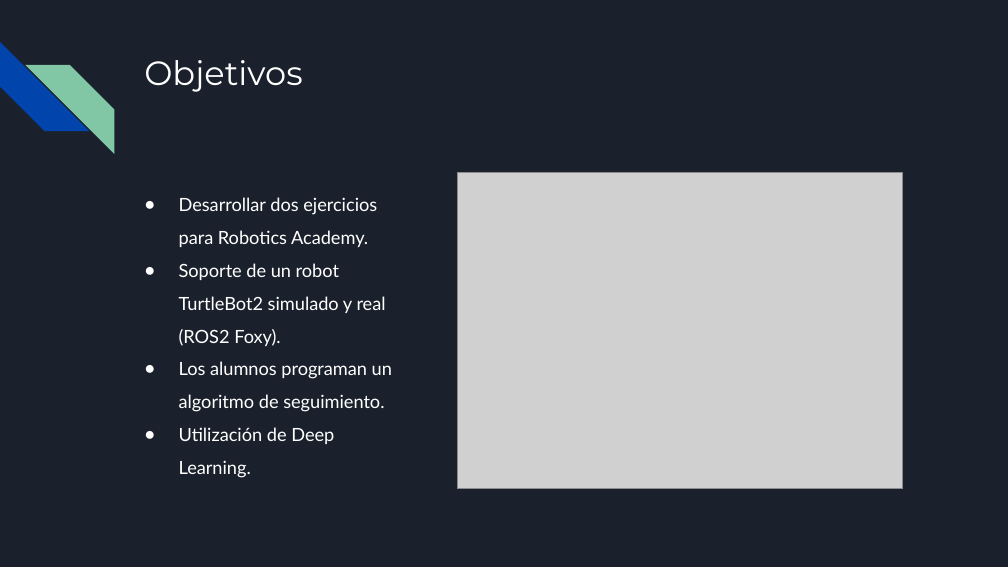
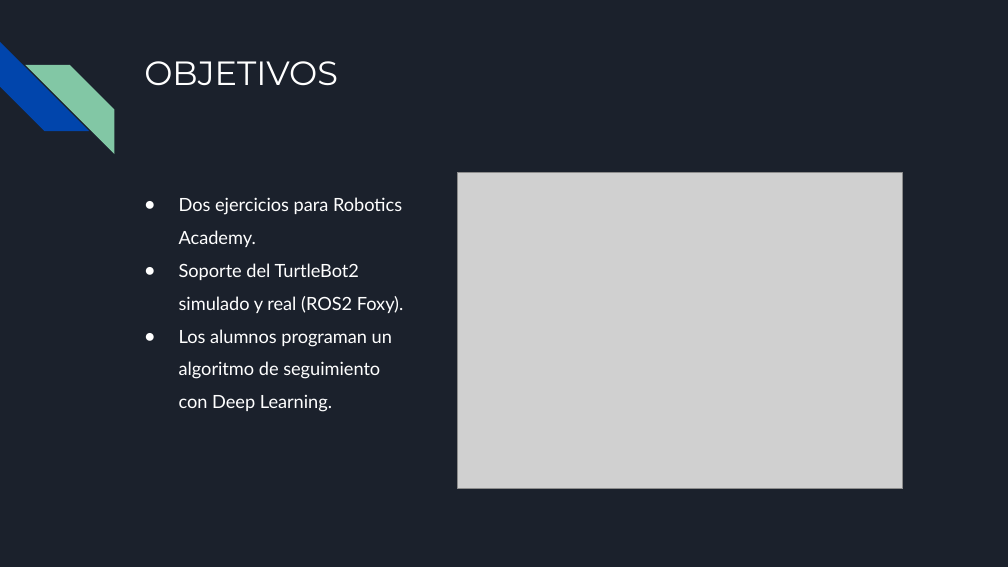
Before and after one commit to RoboticsLabURJC/2021-tfg-carlos-caminero, a slide deck: slide 6 of presentacion/presentacion.pptx (slide 5 before the commit). Drawn at 1008x567 pixels with LibreOffice and Linux fonts; fonts in the diff are those of the drawing; grey boxes stand for pictures. Boxes give left, top, right and bottom in pixels: in the first picture for what was removed or moved away, otherwise in the second. Text is boxed around its words. In the diff, an @@ line names an element or a change of style, - is before the commit and + after.

Commit message:
update presentation

```diff
--- a/presentacion/presentacion.pptx
+++ b/presentacion/presentacion.pptx
@@ title at [144, 61, 338, 86]: text changed @@
-Objetivos
+OBJETIVOS
@@ text at [179, 197, 404, 412]: text changed @@
-● Desarrollar dos ejercicios para Robotics Academy.
-● Soporte de un robot TurtleBot2 simulado y real (ROS2 Foxy).
-● Los alumnos programan un algoritmo de seguimiento.
-● Utilización de Deep Learning.
+● Dos ejercicios para Robotics Academy.
+● Soporte del TurtleBot2 simulado y real (ROS2 Foxy).
+● Los alumnos programan un algoritmo de seguimiento con Deep Learning.
```
Also in this commit, not shown: 15 other slides changed, 1 slide added, 1 other file.
